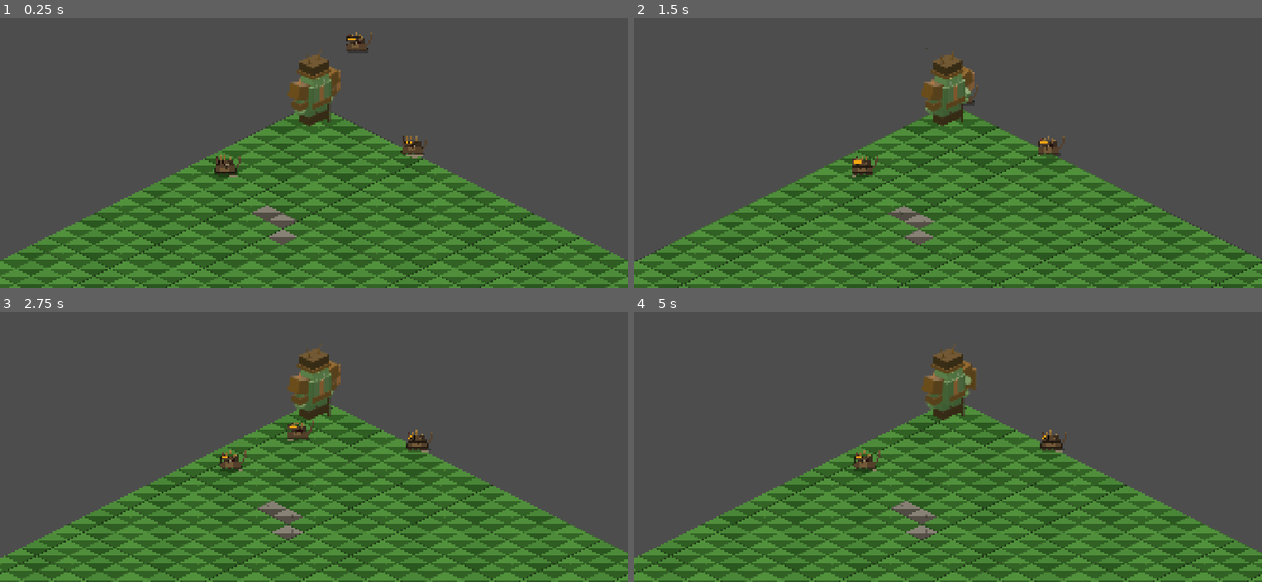
Above: before the commit, frames 1-4 (two rows, left to right).
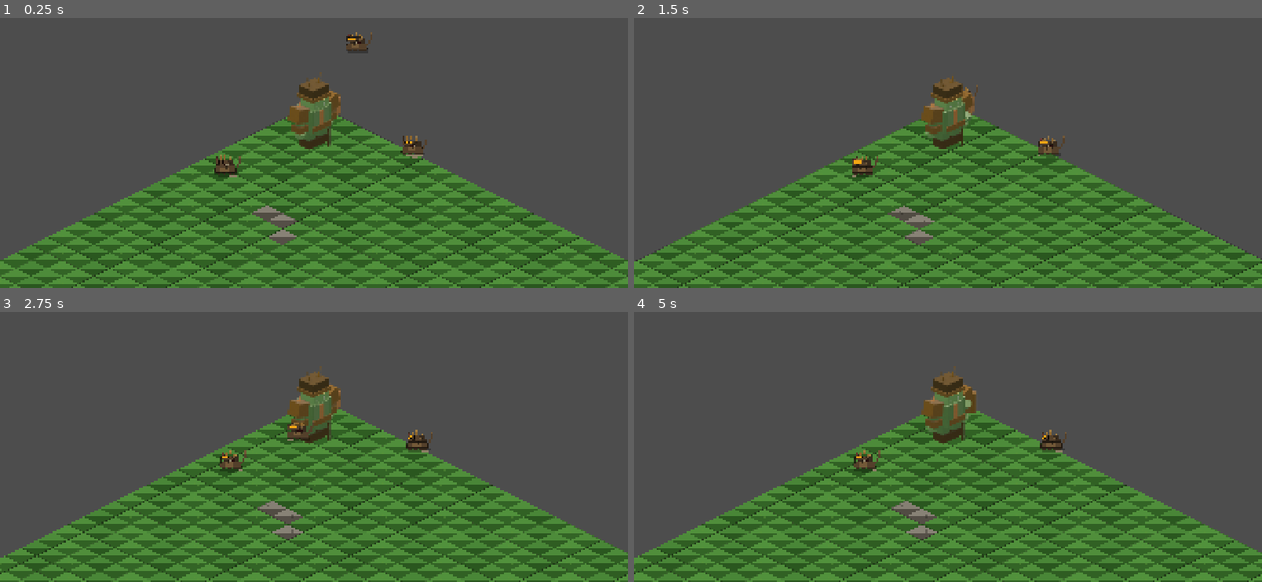
Above: after the commit, the same moments.

Repository: jonvmnielsen/the-waking-world
Game: Godot game, scene res://scenes/world/maps/ashfield.tscn
Two runs of this game, one before a commit and one after it. Both use one fixed random seed, a clock stepped at 60 frames per second and the inputs below.
Inputs (mouse positions are in pixels of both pictures, inside the frame that each line leads up to):
- Up to frame 1 (0.25 s): no input
- Up to frame 2 (1.5 s): move the mouse to (1086, 93) at 0.52 s; click (1086, 93) at 0.67 s; move the mouse to (822, 128) at 1.27 s; click (822, 128) at 1.42 s
- Up to frame 3 (2.75 s): move the mouse to (376, 328) at 2.02 s; click (376, 328) at 2.17 s
- Up to frame 4 (5 s): move the mouse to (916, 476) at 2.77 s; click (916, 476) at 2.92 s; move the mouse to (1136, 457) at 3.52 s; click (1136, 457) at 3.67 s; move the mouse to (759, 352) at 4.27 s; click (759, 352) at 4.42 s

The runs differ from the first frame. In frame 1, 2.0% of the frame differs, in the area x 45-55%, y 13-50%; in frame 2, 2.0%; in frame 3, 1.9%; in frame 4, 2.1%.

Commit message:
fix: Ret dobbelt sprite-offset — ghost artefakt fjernet
AnimatedSprite2D havde position=(0,-48) i scenen OG offset=(-64,-150)
i sprite-controlleren. De akkumulerede og foden landede 48px over
body-origin — gav ghost-effekt og forkert animation-position.

Fjernet scene-positionen; scriptet håndterer al positionering via
centered=false + offset. HP-bar justeret til y=-160 (over fig-toppen).

Co-Authored-By: Claude Sonnet 4.6 <noreply@anthropic.com>

Diff:
--- a/scenes/heroes/orc_warrior.tscn
+++ b/scenes/heroes/orc_warrior.tscn
@@ -15,7 +15,6 @@
 
 [node name="AnimatedSprite2D" type="AnimatedSprite2D" parent="."]
 script = ExtResource("2_sprite")
-position = Vector2(0, -48)
 
 [node name="Kollision" type="CollisionShape2D" parent="."]
 shape = SubResource("1_capsule")
@@ -27,6 +26,6 @@
 avoidance_enabled = true
 
 [node name="HPBarPosition" type="Node2D" parent="."]
-position = Vector2(0, -100)
+position = Vector2(0, -160)
 
 [node name="HPBar" parent="HPBarPosition" instance=ExtResource("3_hpbar")]
